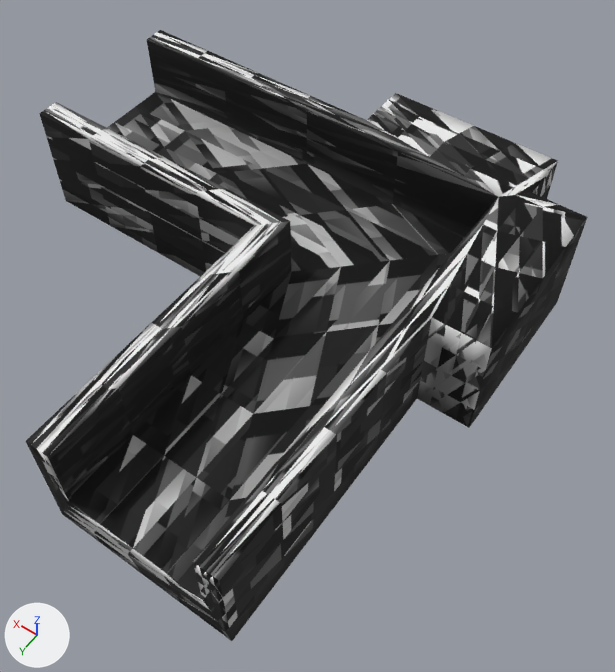
One commit to the glTF model resources/shape-12.glb: the scene before it, then after it.
Before and after are seen from a 50 mm camera at (-0.363, 0.697, 0.864) aimed at (0.032, 0.144, -0.006). Lighting does not change. The marker at lower left points along +X, +Y and +Z. Where no turn or scale is listed for an object, it has been applied to the vertices. Vertices at the same position are counted once.

The scene before the commit, as lines of its bpy script (objects in view):
```python
me_defaultobject = bpy.data.meshes.new('defaultobject')
me_defaultobject.from_pydata(...)  # 610 vertices, 1216 faces; spans x -0.2..0.5, y -0.2..0.5, z -0.038..0.125
me_defaultobject.materials.append(mat_material_0_material)
ob_defaultobject = bpy.data.objects.new('defaultobject', me_defaultobject)
ob_defaultobject.location = (0.0, 0.0, 0.0)
```
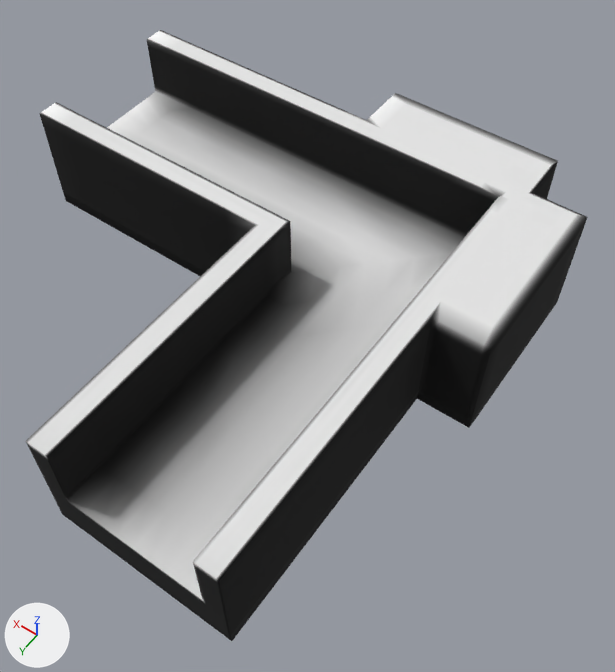
Boxes (x1, y1, x2, y2) around the edits, measured in the pictures (615 x 672 px):
part 1 of me_defaultobject, added
    after: (26, 30, 587, 641)

Diff of the bpy script that builds the scene:
```diff
--- a/resources/shape-12.glb.py
+++ b/resources/shape-12.glb.py
@@ me_defaultobject @@
 # used by ob_defaultobject; location = (0.0, 0.0, 0.0)
-me_defaultobject.from_pydata(...)  # 610 vertices, 1216 faces; spans x -0.2..0.5, y -0.2..0.5, z -0.038..0.125
+me_defaultobject.from_pydata(...)  # 2434 vertices, 4864 faces; spans x -0.2..0.5, y -0.2..0.5, z -0.038..0.125
+# me_defaultobject part 1: 1824 vertices added at x -0.2..0.5, y -0.2..0.5, z -0.038..0.125
 me_defaultobject.materials.append(mat_material_0_material)
```
